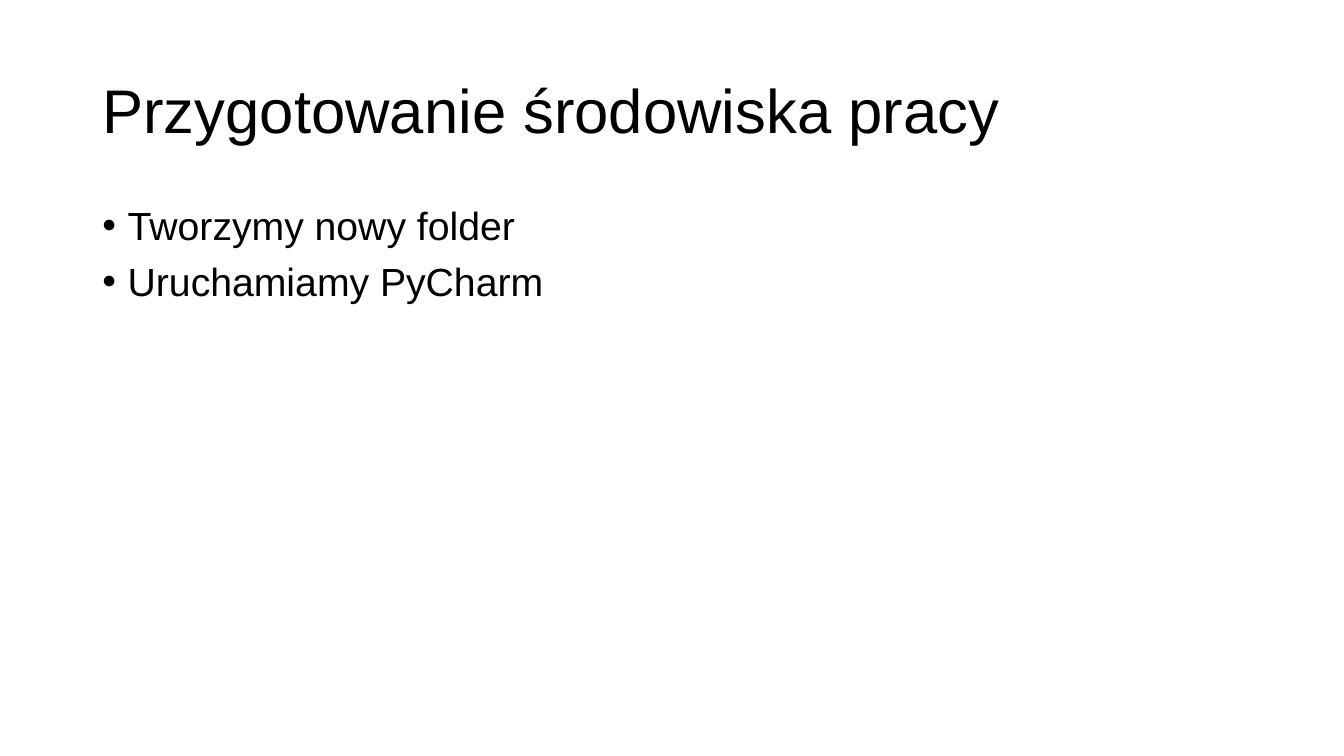
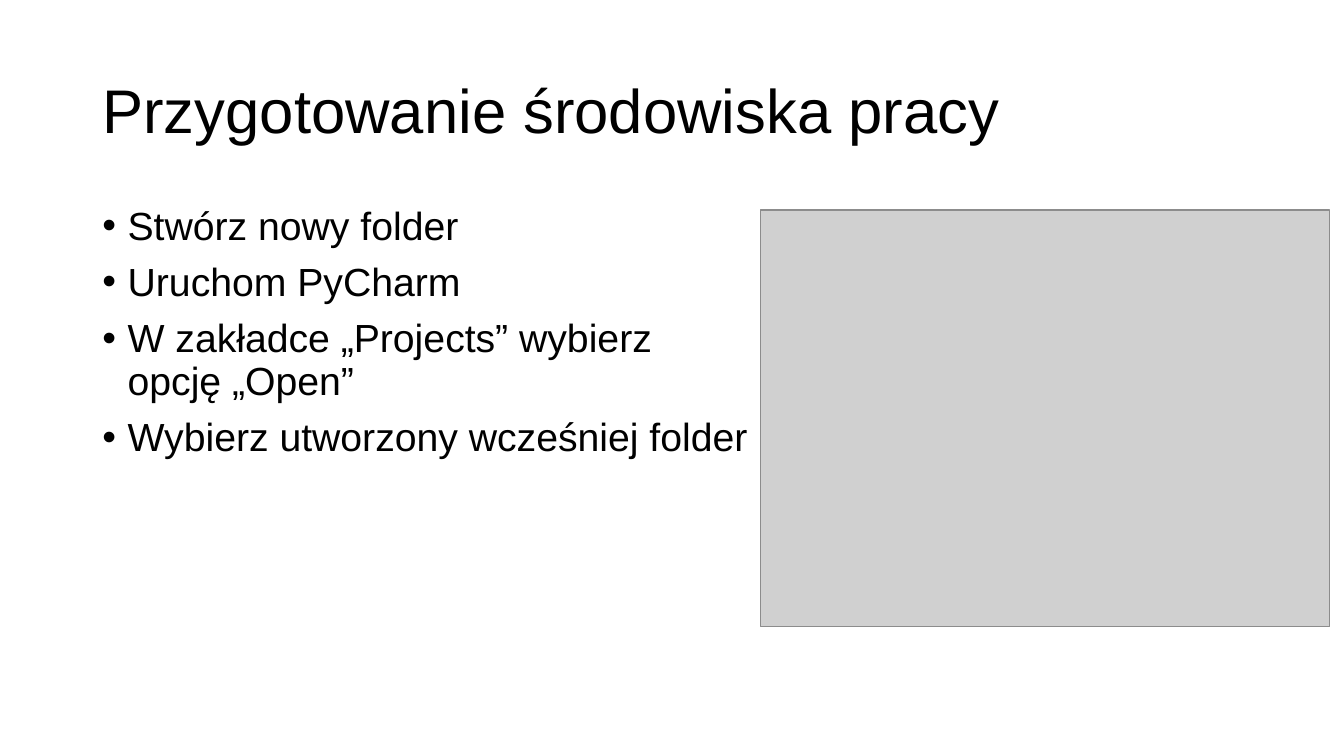
Before and after one commit to MikoStoro/ETI_Academy_Matura, a slide deck: slide 7 of prezentacje/prezentacja1.pptx. Drawn at 1344x756 pixels with LibreOffice and Linux fonts; fonts in the diff are those of the drawing; grey boxes stand for pictures; background and template pictures are left out. Boxes give left, top, right and bottom in pixels: in the first picture for what was removed or moved away, otherwise in the second. Text is boxed around its words. In the diff, an @@ line names an element or a change of style, - is before the commit and + after.

Commit message:
updated 1st presentation

```diff
--- a/prezentacje/prezentacja1.pptx
+++ b/prezentacje/prezentacja1.pptx
@@ text at <box>128,211,747,459</box>: text changed @@
-• Tworzymy nowy folder
-• Uruchamiamy PyCharm
+• Stwórz nowy folder
+• Uruchom PyCharm
+• W zakładce „Projects” wybierz
+  opcję „Open”
+• Wybierz utworzony wcześniej folder
@@ picture added at <box>761,210,1331,626</box> @@
```
Also in this commit, not shown: 2 other slides changed, 6 slides added, 2 slides removed, 1 other file.
